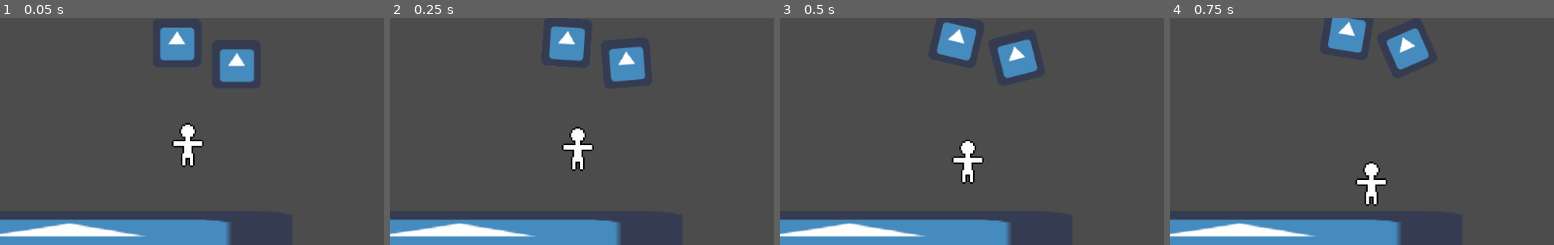
Above: before the commit, frames 1-4 (left to right).
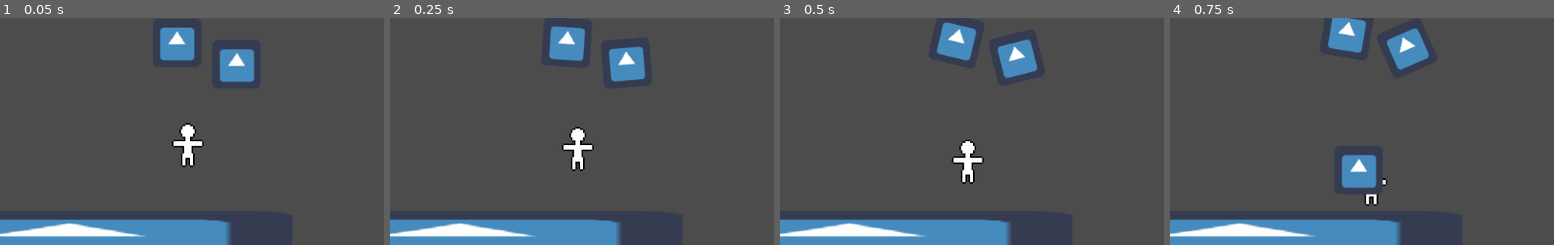
Above: after the commit, the same moments.

Repository: LeandreLPP/BalloonDumDare
Game: Godot game, scene res://Scenes/TestScene.tscn
Same seed, same stepped clock (60 frames per second), same inputs: the game is played once before the commit and once after it. The project has no main scene, so this scene is started directly. The engine's default icon, where the game draws it, is replaced by a stand-in: a white triangle on a blue panel in a dark square.
Inputs (mouse positions are % of the whole screen's width and height, from its top left):
- Up to frame 1 (0.05 s): no input
- Up to frame 2 (0.25 s): no input
- Up to frame 3 (0.5 s): no input
- Up to frame 4 (0.75 s): move the mouse to (72, 45) at 0.52 s; hold Right (move_right) from 0.53 s (still down); hold Right mouse button (inflate) from 0.53 s (still down)
The pictures show only the part of the screen within x 22-72%, y 30-80%; the shares and areas given below are measured in that part.

Frames 1-3 are identical in both runs. In frame 4, 1.5% of the frame differs, in the area x 44-56%, y 60-78%.

Commit message:
Player spawns balloons

Diff:
--- a/Prefabs/Player.gd
+++ b/Prefabs/Player.gd
@@ -5,6 +5,7 @@
 var siding_left = false
 var jumping = false
 var stopping_jump = false
+var piercing = false
 
 export (int) var WALK_ACCEL = 800.0
 export (int) var WALK_DEACCEL = 800.0
@@ -20,6 +21,13 @@
 
 var floor_h_velocity = 0.0
 
+onready var balloonPacked = preload("res://Prefabs/Balloon.tscn")
+var inflatingBalloon = null
+
+func _input(event):
+	if Input.is_action_pressed("inflate"):
+		inflateBalloon()
+
 func _integrate_forces(var s):
 	var lv = s.get_linear_velocity()
 	var step = s.get_step()
@@ -31,6 +39,7 @@
 	var move_left = Input.is_action_pressed("move_left")
 	var move_right = Input.is_action_pressed("move_right")
 	var jump = Input.is_action_pressed("jump")
+	var launch = Input.is_action_just_pressed("launch")
 
 	if jump:
 		jump = true
@@ -138,3 +147,22 @@
 	# Finally, apply gravity and set back the linear velocity
 	lv += s.get_total_gravity() * step
 	s.set_linear_velocity(lv)
+
+func inflateBalloon():
+	#if inflatingBalloon:
+	#	return
+
+	inflatingBalloon = balloonPacked.instance()
+	inflatingBalloon.set_position(get_position())
+
+	var spring = DampedSpringJoint2D.new()
+
+	get_parent().add_child(inflatingBalloon)
+	add_child(spring)
+
+	spring.set_node_a(inflatingBalloon.get_path())
+	spring.set_node_b(get_path())
+	spring.set_length(50)
+
+func _on_Balloon_inflated():
+	pass
--- a/Scenes/TestScene.tscn
+++ b/Scenes/TestScene.tscn
@@ -64,7 +64,6 @@
 [node name="Player" parent="." index="2" instance=ExtResource( 2 )]
 
 position = Vector2( 477.672, 349.068 )
-speed = 800
 
 [node name="DampedSpringJoint2D" type="DampedSpringJoint2D" parent="Player" index="3"]
 
